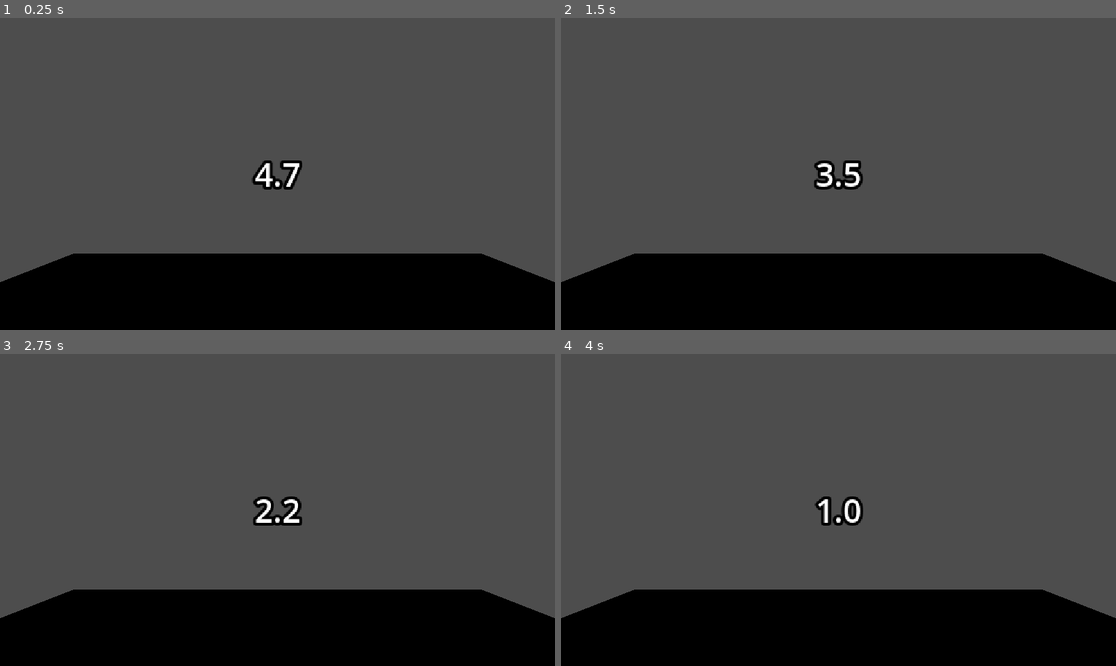
Above: before the commit, frames 1-4 (two rows, left to right).
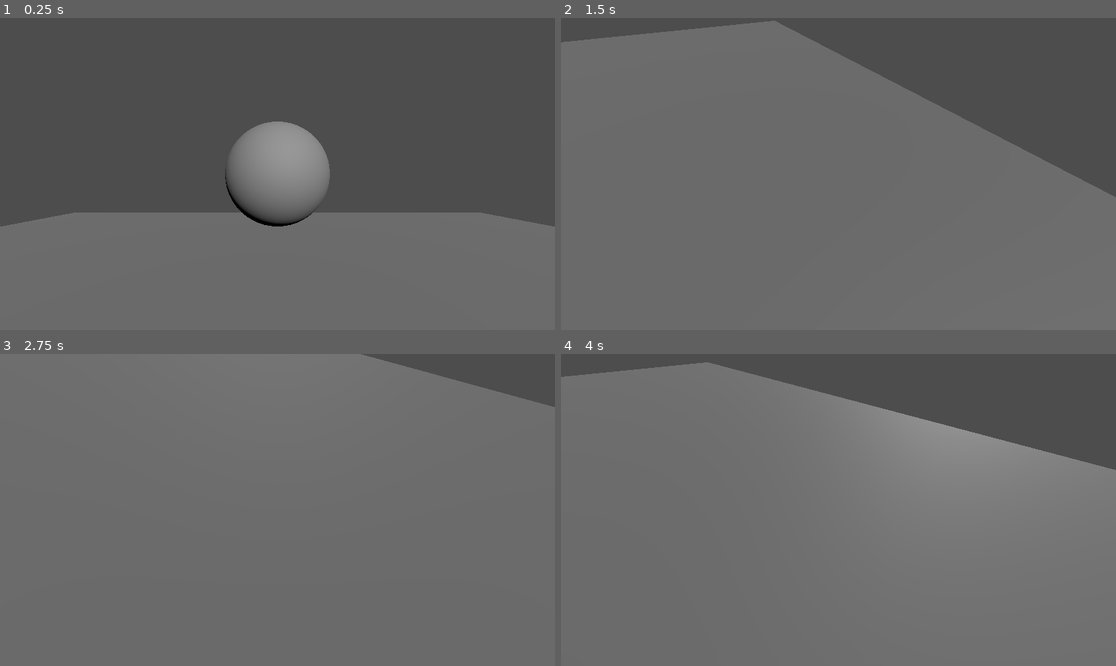
Above: after the commit, the same moments.

Repository: BirdOfAsh/GMTK2025JAM
Game: Godot game, scene res://Levels/level_1.tscn
The game is run twice, just before and just after one commit, with the same random seed, the same clock (stepped at 60 frames per second) and the same inputs.
Inputs (mouse positions are in pixels of both pictures, inside the frame that each line leads up to):
- Up to frame 1 (0.25 s): no input
- Up to frame 2 (1.5 s): move the mouse to (960, 158) at 0.52 s; hold D (Right, bound only after the commit) 0.53-1.28 s; move the mouse to (727, 189) at 1.27 s; hold S (Backward, bound only after the commit) from 1.28 s (still down)
- Up to frame 3 (2.75 s): move the mouse to (333, 441) at 2.02 s; release S (Backward, bound only after the commit) at 2.03 s; hold D (Right, bound only after the commit) from 2.03 s (still down)
- Up to frame 4 (4 s): move the mouse to (810, 572) at 2.77 s; release D (Right, bound only after the commit) at 2.78 s; hold W (Forward, bound only after the commit) 2.78-3.53 s; move the mouse to (1005, 556) at 3.52 s; hold A (Left, bound only after the commit) from 3.53 s (still down)

The runs differ from the first frame. In frame 1, 41% of the frame differs, in the area x 0-100%, y 33-100%; in frame 2, 80%; in frame 3, 97%, in the area x 0-100%, y 0-100%; in frame 4, 84%.

Commit message:
Super basic character

Diff:
--- a/Levels/level_1.tscn
+++ b/Levels/level_1.tscn
@@ -1,16 +1,18 @@
-[gd_scene load_steps=3 format=3 uid="uid://cxoxkpsyiiw6i"]
+[gd_scene load_steps=5 format=3 uid="uid://cxoxkpsyiiw6i"]
 
 [ext_resource type="Script" uid="uid://5ptycblx2vct" path="res://Timer/timer_label.gd" id="1_n0qsc"]
+[ext_resource type="PackedScene" uid="uid://26fc574m2bic" path="res://Player/player.tscn" id="2_dilhk"]
 
 [sub_resource type="BoxMesh" id="BoxMesh_n0qsc"]
 size = Vector3(10, 0.1, 10)
 
+[sub_resource type="SphereMesh" id="SphereMesh_dilhk"]
+
 [node name="Level1" type="Node3D"]
-
-[node name="Camera3D" type="Camera3D" parent="."]
 
 [node name="TimerLabel" type="Label3D" parent="."]
 transform = Transform3D(1, 0, 0, 0, 1, 0, 0, 0, 1, 0, 0, -1)
+visible = false
 texture_filter = 0
 script = ExtResource("1_n0qsc")
 waitTime = 5.0
@@ -19,8 +21,17 @@
 wait_time = 5.0
 one_shot = true
 
+[node name="Player" parent="." instance=ExtResource("2_dilhk")]
+transform = Transform3D(1, 0, 0, 0, 1, 0, 0, 0, 1, 0, 1, 0)
+
 [node name="MeshInstance3D" type="MeshInstance3D" parent="."]
-transform = Transform3D(1, 0, 0, 0, 1, 0, 0, 0, 1, 0, -2, 0)
 mesh = SubResource("BoxMesh_n0qsc")
 
+[node name="MeshInstance3D2" type="MeshInstance3D" parent="."]
+transform = Transform3D(1, 0, 0, 0, 1, 0, 0, 0, 1, 0, 1, -2)
+mesh = SubResource("SphereMesh_dilhk")
+
+[node name="DirectionalLight3D" type="DirectionalLight3D" parent="."]
+transform = Transform3D(0.965926, -0.12941, 0.224144, 0, 0.866025, 0.5, -0.258819, -0.482963, 0.836516, 1, 3, 2)
+
 [connection signal="timeout" from="TimerLabel/Timer" to="TimerLabel" method="_on_timer_timeout"]
--- /dev/null
+++ b/Player/player.gd
@@ -0,0 +1,45 @@
+extends CharacterBody3D
+
+@onready var camera : Camera3D = $Camera3D
+
+
+var speed : int = 300
+var direction : Vector3
+var inputDirection : Vector2i
+var mouseSensitivity = 5
+
+
+func _ready() -> void:
+	Input.mouse_mode = Input.MOUSE_MODE_CAPTURED
+
+
+func _physics_process(delta: float) -> void:
+	inputDirection = Vector2i.ZERO
+	direction = Vector3.ZERO
+
+	if Input.is_action_pressed("Forward"):
+		inputDirection.y = -1
+	if Input.is_action_pressed("Backward"):
+		inputDirection.y = 1
+	if Input.is_action_pressed("Right"):
+		inputDirection.x = 1
+	if Input.is_action_pressed("Left"):
+		inputDirection.x = -1
+
+	if Input.is_action_just_pressed("Esc"):
+		get_tree().quit()
+
+	if inputDirection != Vector2i.ZERO:
+		direction = transform.basis * Vector3(inputDirection.x, 0 , inputDirection.y).normalized()
+
+	velocity = direction * speed * delta
+	move_and_slide()
+
+
+func _input(event: InputEvent) -> void:
+
+	if event is InputEventMouseMotion and Input.mouse_mode == Input.MOUSE_MODE_CAPTURED:
+		rotate_y(event.relative.x * -0.005 * mouseSensitivity)
+		camera.rotate_x(event.relative.y * -0.005 * mouseSensitivity)
+
+		camera.rotation_degrees.x = clampf(camera.rotation_degrees.x, -90, 90)
--- /dev/null
+++ b/Player/player.tscn
@@ -0,0 +1,14 @@
+[gd_scene load_steps=3 format=3 uid="uid://26fc574m2bic"]
+
+[ext_resource type="Script" uid="uid://ddn0dd6vo543c" path="res://Player/player.gd" id="1_l8h54"]
+
+[sub_resource type="CylinderShape3D" id="CylinderShape3D_kww3p"]
+
+[node name="Player" type="CharacterBody3D"]
+script = ExtResource("1_l8h54")
+
+[node name="CollisionShape3D" type="CollisionShape3D" parent="."]
+shape = SubResource("CylinderShape3D_kww3p")
+
+[node name="Camera3D" type="Camera3D" parent="."]
+current = true
--- a/player.tscn
+++ /dev/null
@@ -1,8 +0,0 @@
-[gd_scene load_steps=2 format=3 uid="uid://26fc574m2bic"]
-
-[sub_resource type="CylinderShape3D" id="CylinderShape3D_kww3p"]
-
-[node name="Player" type="CharacterBody3D"]
-
-[node name="CollisionShape3D" type="CollisionShape3D" parent="."]
-shape = SubResource("CylinderShape3D_kww3p")
--- a/project.godot
+++ b/project.godot
@@ -14,3 +14,31 @@
 run/main_scene="uid://cxoxkpsyiiw6i"
 config/features=PackedStringArray("4.4", "Forward Plus")
 config/icon="res://icon.svg"
+
+[input]
+
+Forward={
+"deadzone": 0.2,
+"events": [Object(InputEventKey,"resource_local_to_scene":false,"resource_name":"","device":-1,"window_id":0,"alt_pressed":false,"shift_pressed":false,"ctrl_pressed":false,"meta_pressed":false,"pressed":false,"keycode":0,"physical_keycode":87,"key_label":0,"unicode":119,"location":0,"echo":false,"script":null)
+]
+}
+Backward={
+"deadzone": 0.2,
+"events": [Object(InputEventKey,"resource_local_to_scene":false,"resource_name":"","device":-1,"window_id":0,"alt_pressed":false,"shift_pressed":false,"ctrl_pressed":false,"meta_pressed":false,"pressed":false,"keycode":0,"physical_keycode":83,"key_label":0,"unicode":115,"location":0,"echo":false,"script":null)
+]
+}
+Right={
+"deadzone": 0.2,
+"events": [Object(InputEventKey,"resource_local_to_scene":false,"resource_name":"","device":-1,"window_id":0,"alt_pressed":false,"shift_pressed":false,"ctrl_pressed":false,"meta_pressed":false,"pressed":false,"keycode":0,"physical_keycode":68,"key_label":0,"unicode":100,"location":0,"echo":false,"script":null)
+]
+}
+Left={
+"deadzone": 0.2,
+"events": [Object(InputEventKey,"resource_local_to_scene":false,"resource_name":"","device":-1,"window_id":0,"alt_pressed":false,"shift_pressed":false,"ctrl_pressed":false,"meta_pressed":false,"pressed":false,"keycode":0,"physical_keycode":65,"key_label":0,"unicode":97,"location":0,"echo":false,"script":null)
+]
+}
+Esc={
+"deadzone": 0.2,
+"events": [Object(InputEventKey,"resource_local_to_scene":false,"resource_name":"","device":-1,"window_id":0,"alt_pressed":false,"shift_pressed":false,"ctrl_pressed":false,"meta_pressed":false,"pressed":false,"keycode":0,"physical_keycode":4194305,"key_label":0,"unicode":0,"location":0,"echo":false,"script":null)
+]
+}
Not shown, added: Player/player.gd.uid
